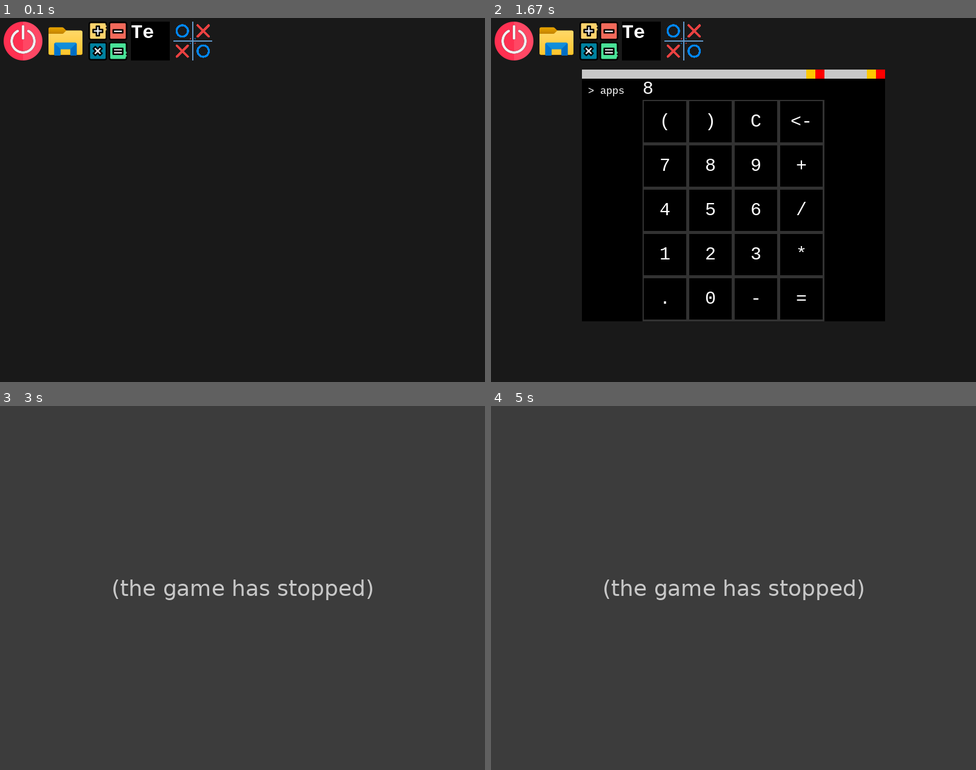
Above: before the commit, frames 1-4 (two rows, left to right).
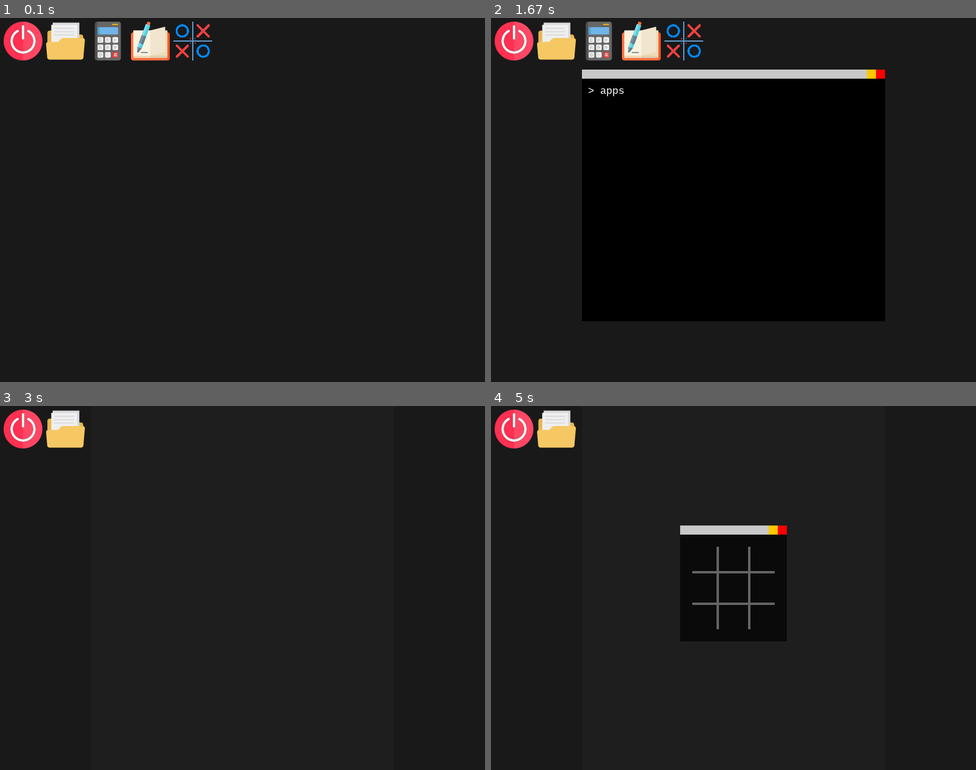
Above: after the commit, the same moments.

Repository: milktheinternet/pygameOS
Game: pygame game, started from main.py
The game is run twice, just before and just after one commit, with the same random seed, the same clock (stepped at 60 frames per second) and the same inputs.
Inputs (mouse positions are in pixels of both pictures, inside the frame that each line leads up to):
- Up to frame 1 (0.1 s): no input
- Up to frame 2 (1.67 s): press the mouse at (558, 39) at 0.37 s; move the mouse to (568, 163) at 0.47 s; release the mouse at (583, 287) at 0.6 s; press the mouse at (597, 39) at 0.7 s; move the mouse to (583, 76) at 0.8 s; release the mouse at (568, 112) at 0.93 s; click (718, 181) at 1.05 s; click (830, 170) at 1.38 s
- Up to frame 3 (3 s): tap Enter at 1.67 s; press the mouse at (150, 427) at 2.03 s; move the mouse to (227, 464) at 2.13 s; release the mouse at (310, 500) at 2.27 s; press the mouse at (242, 460) at 2.37 s; move the mouse to (198, 588) at 2.47 s; release the mouse at (155, 719) at 2.6 s
- Up to frame 4 (5 s): press the mouse at (685, 427) at 4.87 s; move the mouse to (694, 471) at 4.97 s

The runs differ from the first frame. In frame 1, 2.4% of the frame differs, in the area x 9-35%, y 1-12%; in frame 2, 5.9%; in frame 3, 100%, in the area x 0-100%, y 0-100%; in frame 4, 100%.
Error before the commit: ValueError: size needs to be (number width, number height) (virtualOS.py line 453); the game stopped at 2.03 s (later frames are placeholders)

Commit message:
Updated calculator and text editor. minor updates

Diff:
--- a/filesystem/apps/Calculator/app.py
+++ b/filesystem/apps/Calculator/app.py
@@ -1,12 +1,23 @@
 from virtualOS import *
-from math import ceil
+from math import *
 
 class MyApp(NodeApp):
     def __init__(self, name, vos, resolution=(300, 400)):
         super().__init__(name, vos, resolution)
-        self.resize()
+        self.init_res = resolution
+        self.setup_nodes()
+        self.fs = False
+        self.vos.input.text = ""
+        self.reset()
+        self.update_exp()
 
-    def resize(self, expression_height = 35, font_size = 30, margin = 5):
+    def fullscreen(self):
+        self.fs = not self.fs
+        self.resize(None if self.fs else self.init_res)
+        self.setup_nodes()
+        self.update_exp()
+
+    def setup_nodes(self, expression_height = 35, font_size = 30, margin = 5):
 
         self.children = []
 
@@ -17,8 +28,6 @@
 
         self.expression_node = TextNode(self, size=(W, EXP_H), text = "ANSWER HERE", font = self.font)
         self.add(self.expression_node)
-
-        self.expression = ""
 
         button_data = {
             "(":lambda:self.type("("),
@@ -45,6 +54,8 @@
             "0":lambda:self.type("0"),
             "-":lambda:self.type("-"),
             "=":lambda:self.solve(),
+
+            "FS":self.fullscreen,
             }
         self.btns_per_row = 4
         BTN_W = W//self.btns_per_row
@@ -60,11 +71,17 @@
                 y += BTN_H
 
     def solve(self):
-        solved = eval(self.expression)
-        if int(solved) == solved:
-            solved = int(solved)
-        self.expression = str(solved)
-        self.update_exp()
+        try:
+            solved = eval(self.expression)
+            if int(solved) == solved:
+                solved = int(solved)
+            else:
+                solved = round(solved, 10)
+            self.expression = str(solved)
+            self.update_exp()
+        except:
+            self.expression = "ERR"
+            self.update_exp()
 
     def backspace(self):
         if self.expression:
@@ -81,3 +98,14 @@
 
     def update_exp(self):
         self.expression_node.text = self.expression
+
+    def update(self):
+        super().update()
+        inp = self.vos.input
+        if inp.text:
+            self.type(inp.text)
+            inp.text = ""
+        elif pg.K_BACKSPACE in inp.keys_inst:
+            self.backspace()
+        elif pg.K_RETURN in inp.keys_inst:
+            self.solve()
--- a/filesystem/apps/Text Editor/app.py
+++ b/filesystem/apps/Text Editor/app.py
@@ -1,26 +1,189 @@
 
 from virtualOS import *
+from random import randint
 
 class MyApp(NodeApp):
     def __init__(self, name, vos, resolution=(500, 800)):
+        name += str(randint(0,1000))
+
         super().__init__(name, vos, resolution)
+
+        self.can_minimize = False
+
         self.font = pg.font.SysFont("monospace", 20)
-        self.tabh = 50
+        self.tabh = 20
         self.tabc = (10, 10, 10)
         self.bg = (30, 30, 30)
         self.color = (255, 255, 255)
         self.resize()
+
+        self.newfile()
+
+        self.at_x = 0
+        self.at_y = 0
+
+        self.interval = 100
+        self.first_interval_mul = 2
+        self.blink = 1000
+
+        self.cursor = "\u2588"
+
+        self.savepath = None
+        self.saved = True
+
+    def saveas(self):
+        def cb():
+            self.vos.run("Files")
+            filesapp = self.vos.get_app("Files")
+            filesapp.save_file(name)
+        PromptApp("prompt", self.vos, "Enter file name below (including type).", cb)
+
+    def save(self):
+        if self.savepath: self.vos.save(self.savepath, self.get_text())
+
+    def newfile(self):
+        self.savepath = None
+        self.lines = ['']
+        self.reset_cursor()
+
+    def openfile(self, path):
+        self.savepath = path
+        self.lines = self.vos.load(path).split('\n')
+        self.reset_cursor()
+
+    def reset_cursor(self):
+        self.old_text = ""
+        self.scroll = 0
+        self.at_x = 0
+        self.at_y = 0
+
+    def get_text(self):
+        return '\n'.join(self.lines)
 
     def resize(self, tabh = None, line_height = None):
         self.line_height = line_height
         if tabh:
             self.tabh = tabh
 
-        self.text = ScrollTextNode(self, (0, self.tabh), (self.res[0], self.res[1] - self.tabh),
-                                   font = self.font, color = self.color, background = self.bg,
-                                   line_height = self.line_height)
-        self.text.text = '\n'.join([str(i) for i in range(200)])
-        self.add(self.text)
+        self.children = []
 
         self.tab = RectNode(self, (0,0), (self.res[0], self.tabh), color = self.tabc)
         self.add(self.tab)
+
+        self.text = ScrollTextNode(self, (0, self.tabh), (self.res[0], self.res[1] - self.tabh),
+                                   font = self.font, color = self.color, background = self.bg,
+                                   line_height = self.line_height, draw_srf = None)
+        self.add(self.text)
+
+        self.buttons = {}
+
+        btndata = {
+            "save": None,
+            "save as": self.saveas,
+            "new": self.newfile,
+            }
+
+        x = 0
+        w = self.tab.size[0] // len(btndata)
+
+        for text, fun in btndata.items():
+            btn = ButtonNode(self, (x, 0), (w, self.tabh), text, self.font,
+                                    on_press=fun, center = True)
+            self.buttons[text] = btn
+            self.tab.add(btn)
+            x += w
+
+        self.changed_at = 0
+
+    def handle_cursor(self):
+        inp = self.vos.input
+        if pg.K_LEFT in inp.keys_inst:
+            self.at_x -= 1
+            self.changed_at = self.vos.time + self.interval * self.first_interval_mul
+        elif pg.K_RIGHT in inp.keys_inst:
+            self.at_x += 1
+            self.changed_at = self.vos.time + self.interval * self.first_interval_mul
+        elif pg.K_DOWN in inp.keys_inst:
+            self.at_y += 1
+            self.changed_at = self.vos.time + self.interval * self.first_interval_mul
+        elif pg.K_UP in inp.keys_inst:
+            self.at_y -= 1
+            self.changed_at = self.vos.time + self.interval * self.first_interval_mul
+        else:
+            at_x, at_y = self.at_x, self.at_y
+
+            changed = True
+            if pg.K_LEFT in inp.keys:
+                at_x -= 1
+            elif pg.K_RIGHT in inp.keys:
+                at_x += 1
+            else:
+                changed = False
+            if changed and self.vos.time - self.changed_at > self.interval:
+                self.at_x = at_x
+                self.changed_at = self.vos.time
+
+        self.at_y = min(max(0, self.at_y), len(self.lines)-1)
+        if pg.K_LEFT in inp.keys or pg.K_RIGHT in inp.keys:
+            if self.at_x > len(self.lines[self.at_y]):
+                self.at_x = 0
+                if self.at_y - 1 < len(self.lines): self.at_y += 1
+            elif self.at_x < 0:
+                if self.at_y: self.at_y -= 1
+                self.at_x = len(self.lines[self.at_y])
+        self.at_y = min(max(0, self.at_y), len(self.lines)-1)
+        self.at_x = min(max(0, self.at_x), len(self.lines[self.at_y]))
+
+    def update(self):
+        super().update()
+        inp = self.vos.input
+
+        if inp.text:
+            line = self.lines[self.at_y]
+            self.lines[self.at_y] = line[:self.at_x] + inp.text + line[self.at_x:]
+            inp.keys_inst.append(pg.K_RIGHT)
+            self.saved = False
+        inp.text = ""
+
+        if pg.K_RETURN in inp.keys_inst:
+            line, remains = self.lines[self.at_y][self.at_x:],\
+                self.lines[self.at_y][:self.at_x]
+            self.lines.insert(self.at_y+1, line)
+            self.lines[self.at_y] = remains
+            inp.keys_inst.append(pg.K_RIGHT)
+            inp.keys.append(pg.K_RIGHT)
+            self.saved = False
+
+        if pg.K_BACKSPACE in inp.keys_inst:
+            if self.at_x == 0:
+                lines = self.lines
+                self.at_x = len(lines[self.at_y-1])
+                self.lines[self.at_y-1] += lines[self.at_y]
+                self.lines = lines[:self.at_y] + lines[self.at_y+1:]
+            else:
+                line = self.lines[self.at_y]
+                self.lines[self.at_y] = line[:self.at_x-1] + line[self.at_x:]
+            inp.keys_inst.append(pg.K_LEFT)
+            inp.keys.append(pg.K_LEFT)
+            self.saved = False
+
+        self.handle_cursor()
+
+        if pg.K_RETURN in inp.keys_inst:
+            inp.keys.remove(pg.K_RIGHT)
+        if pg.K_BACKSPACE in inp.keys_inst:
+            inp.keys.remove(pg.K_LEFT)
+
+    def render(self):
+        self.buttons['save'].text = "save" if self.saved else "save*"
+        self.srf.fill(self.bg)
+        if self.vos.time % self.blink < self.blink//2:
+            text = [str(s) for s in self.lines]
+            line = text[self.at_y]
+            try:line = line[:self.at_x] + self.cursor + line[self.at_x + 1:]
+            except IndexError:pass
+            text[self.at_y] = line
+            self.text.text = '\n'.join(text)
+        else:
+            self.text.text = self.get_text()
+        super().render()
--- a/virtualOS.py
+++ b/virtualOS.py
@@ -26,6 +26,8 @@
         self.apps = []
         self.on_run = []
 
+        self.time = 0
+
         self.font = pg.font.SysFont('monospace', 17)
 
         self.filesystem = 'filesystem/'
@@ -37,6 +39,8 @@
                 self.delete(self.appdir+folder)
 
         self.LOG = ""
+
+        self.copied_text = ""
 
     def log(self, text):
         #print(text)
@@ -58,10 +62,10 @@
 
     def update(self):
         self.input.update()
+        self.time += self.clock.get_time()
         for app in self.apps:
-            app.update()
-            if app.visible:
-                self.top_app = app
+            if app.can_update:
+                app.update()
 
     def render(self):
         if self.bg:
@@ -177,6 +181,11 @@
             if app.name == name:
                 return app
 
+    def stop_all_window_apps(self):
+        for app in self.apps:
+            if "WindowApp" in app.flags:
+                app.can_update = False
+
     def run(self, name):
         if name in self.app_names:
             self.log(f"{name} is currently running.")
@@ -196,6 +205,7 @@
 class App:
     # vos short for virtual OS
     def __init__(self, name, vos):
+        self.can_update = True
         self.name = name
         self.vos = vos
         self.path = self.vos.appdir + self.name + '/'
@@ -266,6 +276,8 @@
     def __init__(self, name, vos, resolution= None, pos = None):
         super().__init__(name, vos, resolution, pos)
 
+        self.can_update = False
+
         self.flags.append("WindowApp")
 
         self.tab_height = 15
@@ -273,17 +285,34 @@
         self.tab_close = (255, 0, 0)
         self.tab_minimize = (255, 200, 0)
 
+        self.can_minimize = True
+
         self.dragging = False
         self.drag_from = (0, 0)
 
         self.bg = (50,50,50)
+
+    def resize(self, resolution = None):
+        if resolution:
+            self.res = resolution
+        else:
+            self.res = self.vos.res
+        self.center()
+        self.srf = pg.Surface(self.res)
 
     def make_tab_srf(self):
         w, h = (self.res[0], self.tab_height)
         self.tab_srf = pg.Surface((w,h))
         self.tab_srf.fill(self.tab_bg)
         pg.draw.rect(self.tab_srf, self.tab_close, (w-h, 0, h, h))
-        pg.draw.rect(self.tab_srf, self.tab_minimize, (w-h*2, 0, h, h))
+        if self.can_minimize:
+            pg.draw.rect(self.tab_srf, self.tab_minimize, (w-h*2, 0, h, h))
+
+    def focus(self):
+        self.vos.stop_all_window_apps()
+        self.can_update = True
+        self.vos.apps.remove(self)
+        self.vos.apps.append(self)
 
     def on_run(self):
         self.srf.fill(self.bg)
@@ -297,12 +326,18 @@
         tabx, taby = self.tab_pos
         tabh = self.tab_height
         mx, my = self.vos.input.mouse
+
+        w,h = self.res
+
+        if point_within_rect((mx, my), (tabx, taby, w, h+tabh)):
+            self.focus()
+
         if point_within_rect((mx, my), (tabx, taby, self.res[0], tabh)):
             if mx > tabx + self.res[0] - tabh: # close button
                 self.close()
-            elif mx > tabx + self.res[0] - tabh*2: # minimize button
+            elif self.can_minimize and mx > tabx + self.res[0] - tabh*2: # minimize button
                 self.minimize()
-            else: # drag
+            elif self.can_update: # drag
                 self.dragging = True
                 self.drag_from = (mx-self.pos[0], my-self.pos[1])
 
@@ -337,7 +372,8 @@
     def render(self):
         if self.visible:
             self.vos.screen.blit(self.srf, self.pos)
-            self.vos.screen.blit(self.tab_srf, self.tab_pos)
+            if self.res != self.vos.res:
+                self.vos.screen.blit(self.tab_srf, self.tab_pos)
 
 class NodeApp(WindowApp):
     def __init__(self, name, vos, resolution=None):
@@ -356,6 +392,10 @@
     def add(self, node):
         self.children.append(node)
         node.parent = self
+        node.orphan = False
+    def remove(self, node):
+        self.children.remove(node)
+        node.orphan = True
 
 class Node:
     def __init__(self, app, pos=(0,0)):
@@ -364,6 +404,7 @@
         self.children = []
         self.parent = None
         self.x, self.y = pos
+        self.orphan = True
     @property
     def global_pos(self):
         x, y = self.parent.global_pos
@@ -377,6 +418,10 @@
     def add(self, node):
         self.children.append(node)
         node.parent = self
+        node.orphan = False
+    def remove(self, node):
+        self.children.remove(node)
+        node.orphan = True
 
 class SurfaceNode(Node):
     def __init__(self, app, pos=(0,0), size=(100, 100), draw_srf = None):
@@ -385,10 +430,8 @@
         self.srf = pg.Surface(size)
         self.draw_srf = draw_srf
     def render(self):
-        if self.draw_srf:
-            self.draw_srf.blit(self.srf, self.global_pos)
-        else:
-            self.app.srf.blit(self.srf, self.global_pos)
+        srf = self.draw_srf if self.draw_srf else self.app.srf
+        srf.blit(self.srf, self.global_pos)
         super().render()
 
 class RectNode(Node):
@@ -435,34 +478,42 @@
         self.center = center
         self.line_height = line_height if line_height else self.font.render("lyg", True, [0]*3).get_height()
         self.scroll = 0
-        self.old_scroll = 0
+        self.old_scroll = None
         self.nlines = 0
-        self.speed = 25
+        self.speed = 1
     def update(self):
         if not self.app.visible:
             return
-        self.scroll += self.vos.input.scroll * self.speed
-        self.scroll = max(min(self.scroll, 0), -(self.line_height * self.nlines - self.size[1]))
+        self.scroll -= self.vos.input.scroll * self.speed * self.line_height
+        self.scroll = max(min(self.scroll, (self.line_height * self.nlines - self.size[1])), 0)
         super().update()
     def render(self):
         if self.text != self.old_text:
+            lines = self.text.split('\n')
+            self.nlines = len(lines)
+            self.text_srf = pg.Surface((self.size[0], self.line_height * self.nlines))
+            if self.bg:
+                self.text_srf.fill(self.bg)
+            y = 0
+            for line in lines:
+                text = TextNode(self.app, (0,y), (self.size[0], self.line_height),
+                                line, self.font, self.color, self.bg, self.center,
+                                draw_srf = self.text_srf)
+                text.parent = self
+                text.render()
+                y += self.line_height
+
+        if self.scroll != self.old_scroll or self.text != self.old_text:
             self.old_text = self.text
             self.old_scroll = self.scroll
-            lines = self.text.split('\n')
-            self.nlines = len(lines)
-            self.srf = pg.Surface((self.line_height * self.nlines))
-            if self.bg:
-                self.srf.fill(self.bg)
-            y = self.scroll
-            for line in lines:
-                if y > -self.line_height and y < self.size[1]:
-                    text = TextNode(self.app, (0,y), (self.size[0], self.line_height), line, self.font, self.color, self.bg, self.center, self.srf)
-                    text.render()
-                y += self.line_height
+            self.srf.fill(self.bg)
+            self.srf.blit(self.text_srf, (0, -self.scroll))
         super().render()
 
 class ButtonNode(TextNode):
-    def __init__(self, app, pos=(0,0), size=(100, 100), text="This is a TextNode", font = None, color=(255,255,255), background=(0,0,0), on_press=None, center = False):
+    def __init__(self, app, pos=(0,0), size=(100, 100), text="This is a TextNode",
+                 font = None, color=(255,255,255), background=(0,0,0), on_press=None,
+                 center = False):
         super().__init__(app, pos, size, text, font, color, background, center)
         self.on_press = on_press
         self.pressed = False
@@ -594,5 +645,5 @@
 
 
 if __name__ == '__main__':
-    vos = VirtualOS(resolution = None)
+    vos = VirtualOS(resolution = (1200, 900))
     vos.start()
Binary file changed: filesystem/apps/Calculator/icon.png
Binary file changed: filesystem/apps/Files/icon.png
Binary file added: filesystem/apps/Text Editor/icon.png
